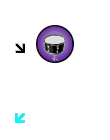
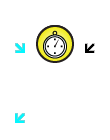
The second 110px x 140px image is a revision of the first. Changes to its layers:
showed "TR" over [85, 43, 95, 53]
showed "TL signal" over [15, 43, 25, 53]
hid "TL" over [15, 43, 25, 53]
added layer "multitap" above "Instr Short" over [36, 25, 74, 63]
